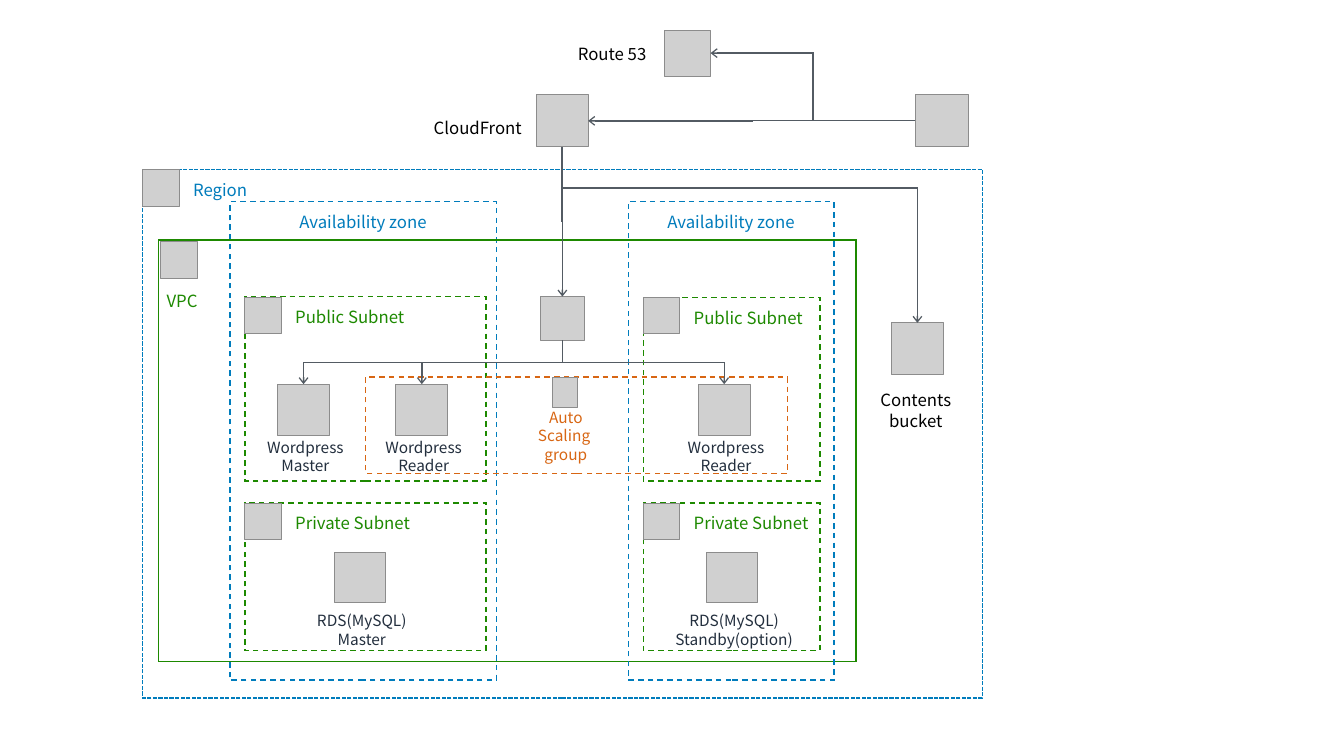
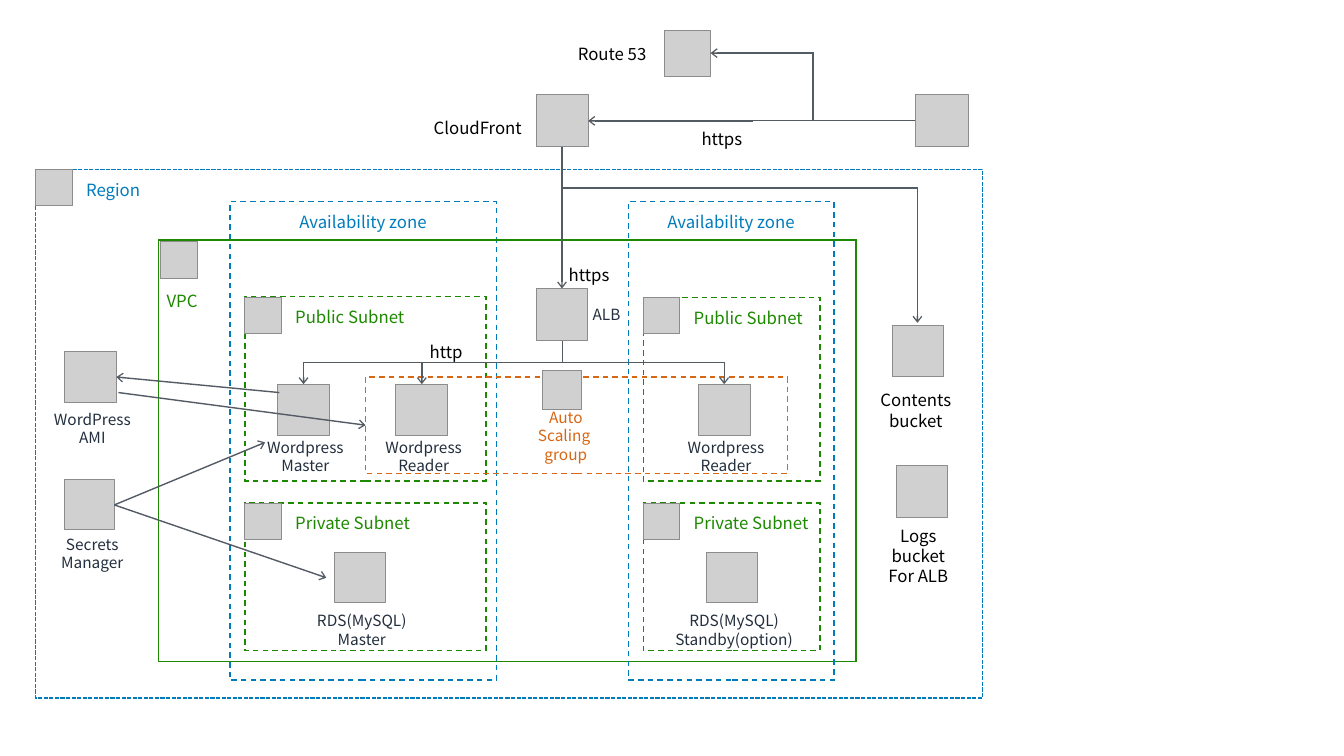
Before and after one commit to tomofuminijo/aws-wordpress-midscale-arch, a slide deck: slide 1 of images/wordpress-midarch-images.pptx. Drawn at 1344x756 pixels with LibreOffice and Linux fonts; fonts in the diff are those of the drawing; grey boxes stand for pictures. Boxes give left, top, right and bottom in pixels: in the first picture for what was removed or moved away, otherwise in the second. Text is boxed around its words. In the diff, an @@ line names an element or a change of style, - is before the commit and + after.

Commit message:
Modified to use Secrets Manager for RDS Secrets

```diff
--- a/images/wordpress-midarch-images.pptx
+++ b/images/wordpress-midarch-images.pptx
@@ elbow arrow moved from (563, 147) - (563, 296) to (563, 147) - (563, 288) @@
@@ text added at (x1=702, y1=131, x2=743, y2=149), 12 pt, text #000000 @@
+https
@@ rectangle "Region" resized from (x1=143, y1=169, x2=983, y2=698) to (x1=35, y1=169, x2=982, y2=698) @@
@@ picture moved from (x1=143, y1=169, x2=179, y2=206) to (x1=35, y1=169, x2=72, y2=206) @@
@@ text added at (x1=569, y1=267, x2=610, y2=285), 12 pt, text #000000 @@
+https
@@ picture resized from (x1=540, y1=296, x2=584, y2=340) to (x1=536, y1=288, x2=588, y2=340) @@
@@ text added at (x1=593, y1=308, x2=621, y2=320), 11 pt, text #232F3E @@
+ALB
@@ picture added at (x1=65, y1=351, x2=116, y2=402) @@
@@ text added at (x1=430, y1=344, x2=463, y2=363), 12 pt, text #000000 @@
+http
@@ arrow added from (279, 392) to (116, 377), #545B64 1 pt @@
@@ picture added at (x1=542, y1=371, x2=582, y2=410) @@
@@ picture removed at (x1=553, y1=377, x2=578, y2=407) @@
@@ text added at (x1=54, y1=412, x2=131, y2=443), 11 pt, text #232F3E @@
+WordPress
+AMI
@@ arrow added from (119, 392) to (366, 425), #545B64 1 pt @@
@@ arrow added from (114, 505) to (265, 443), #545B64 1 pt @@
@@ picture added at (x1=896, y1=466, x2=948, y2=517) @@
@@ picture added at (x1=65, y1=480, x2=115, y2=530) @@
@@ arrow added from (114, 505) to (327, 578), #545B64 1 pt @@
@@ text added at (x1=61, y1=538, x2=123, y2=572), 11 pt, text #232F3E @@
+Secrets
+Manager
@@ text added at (x1=888, y1=529, x2=948, y2=583), 12 pt, text #000000 @@
+Logs bucket
+For ALB
```
Also in this commit, not shown: 4 other files.
